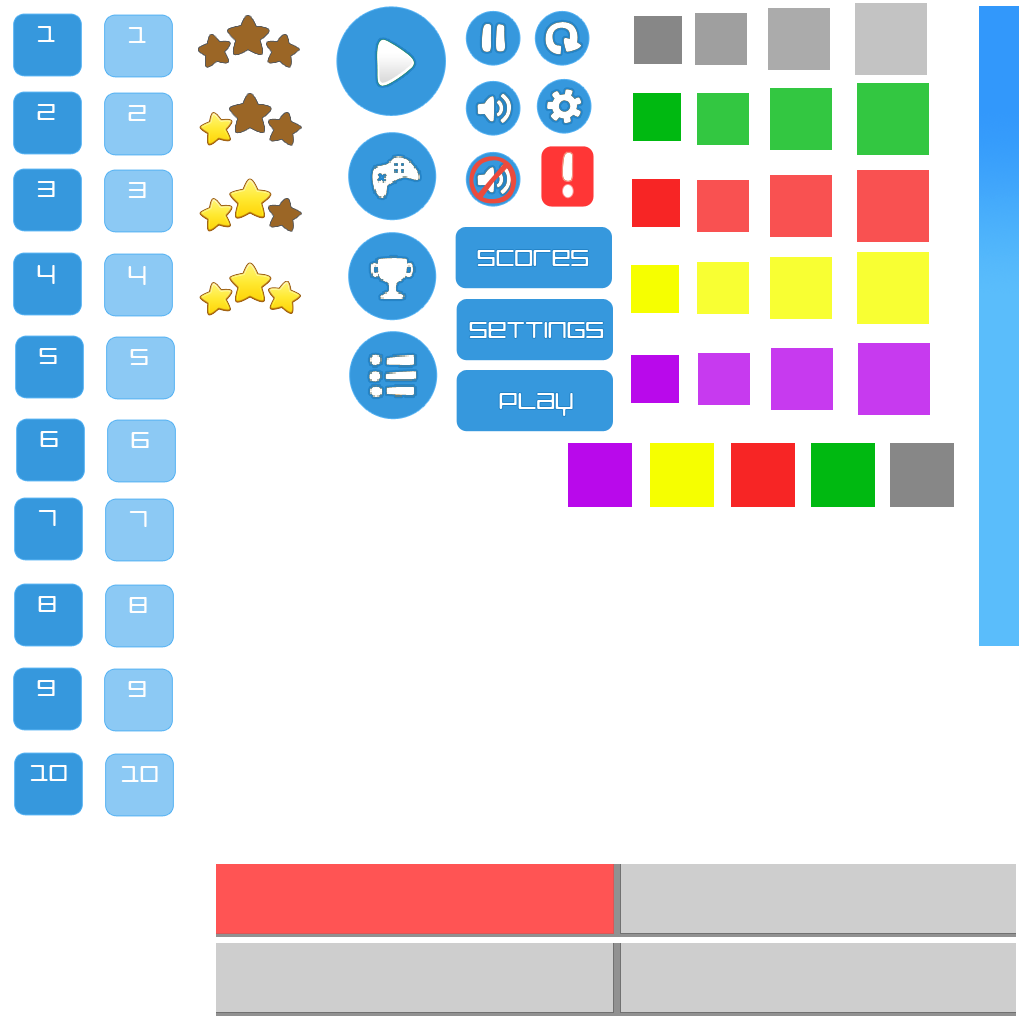
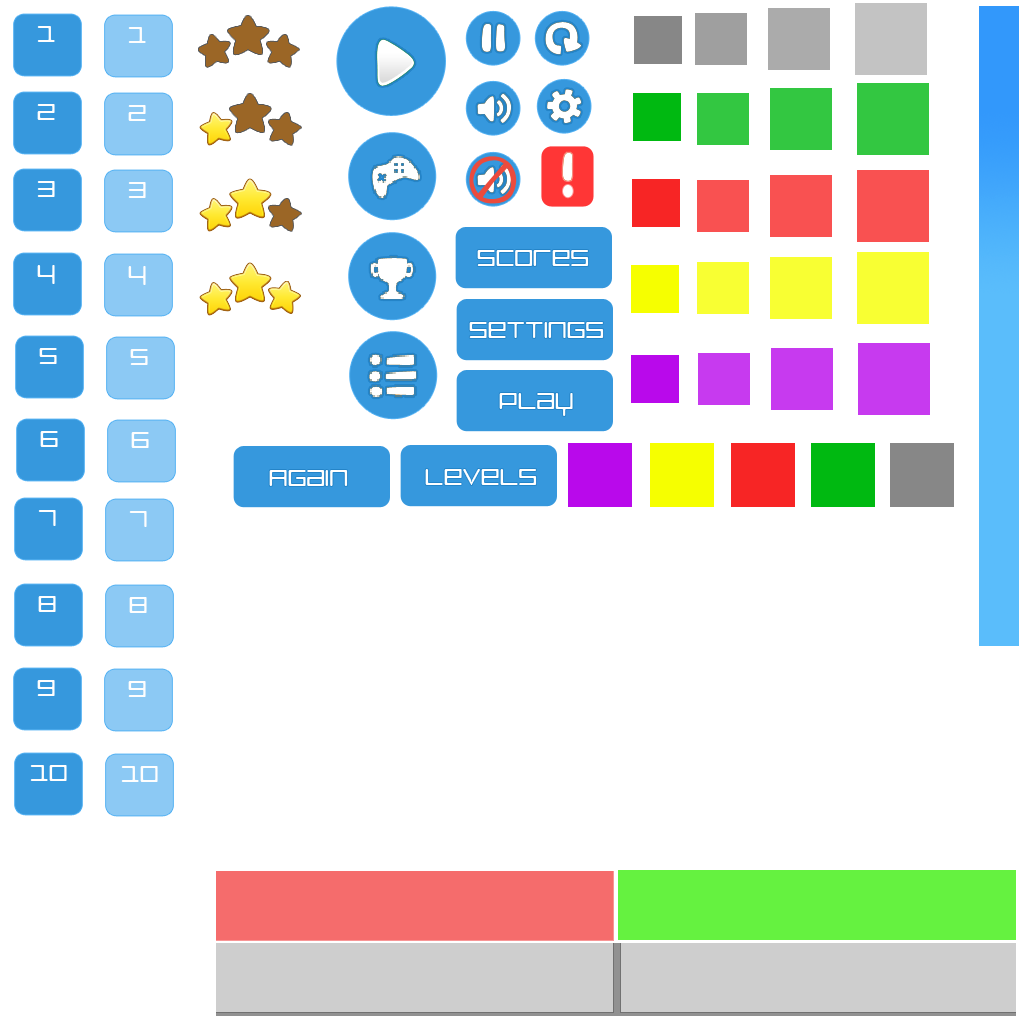
Comparing the layer stacks of the two w=1024, h=1024 images. Changes:
added group "Retry_square" with 2 layers above "Menu_square" over [233, 446, 390, 508]
added layer "Again" in group "Retry_square" over [269, 470, 348, 486]
added layer "Shape 1" (1st of 5, in "Retry_square") in group "Retry_square" over [233, 446, 390, 508]
added group "Menu_square" with 2 layers above "Play_Square" over [400, 445, 557, 507]
added layer "Levels" in group "Menu_square" over [425, 469, 537, 485]
added layer "Shape 1" (2nd of 5, in "Menu_square") in group "Menu_square" over [400, 445, 557, 507]
removed layer "topBar_Red" from group "Top Bar" over [216, 864, 1016, 937]
added layer "green" (3rd of 3, in "Top Bar") in group "Top Bar" over [618, 870, 1016, 940]
added layer "red" (3rd of 3, in "Top Bar") in group "Top Bar" over [216, 871, 614, 941]
